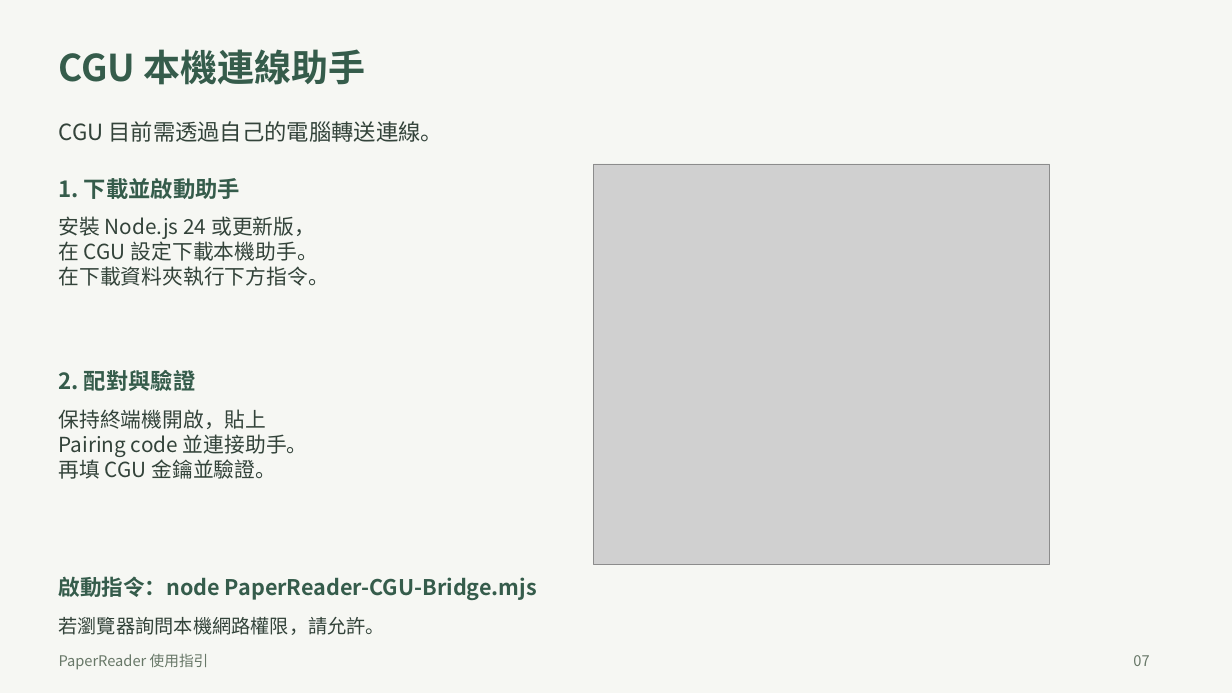
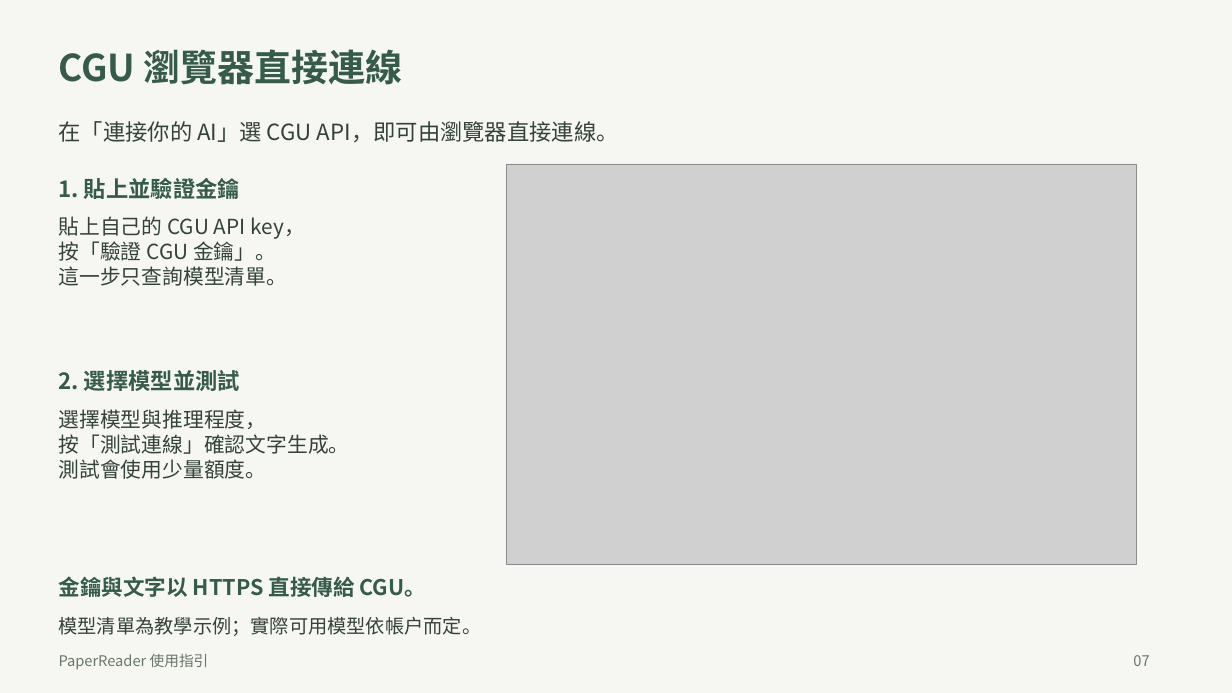
Before and after one commit to educatres/PaperReader, a slide deck: slide 7 of docs/PaperReader_使用指引.pptx. Drawn at 1232x693 pixels with LibreOffice and Linux fonts; fonts in the diff are those of the drawing; grey boxes stand for pictures. Boxes give left, top, right and bottom in pixels: in the first picture for what was removed or moved away, otherwise in the second. Text is boxed around its words. In the diff, an @@ line names an element or a change of style, - is before the commit and + after.

```diff
--- a/docs/PaperReader_使用指引.pptx
+++ b/docs/PaperReader_使用指引.pptx
@@ text at (58, 49, 403, 85): text changed @@
-CGU 本機連線助手
+CGU 瀏覽器直接連線
@@ text at (59, 121, 619, 142): text changed @@
-CGU 目前需透過自己的電腦轉送連線。
+在「連接你的 AI」選 CGU API，即可由瀏覽器直接連線。
@@ text at (58, 178, 240, 199): text changed @@
-1. 下載並啟動助手
+1. 貼上並驗證金鑰
@@ picture: place and size @@
-picture at (593, 164, 1049, 565)
+picture at (506, 164, 1137, 565)
@@ text at (58, 216, 304, 286): text changed @@
-安裝 Node.js 24 或更新版，
-在 CGU 設定下載本機助手。
-在下載資料夾執行下方指令。
+貼上自己的 CGU API key，
+按「驗證 CGU 金鑰」。
+這一步只查詢模型清單。
@@ text at (58, 370, 240, 391): text changed @@
-2. 配對與驗證
+2. 選擇模型並測試
@@ text at (58, 409, 349, 479): text changed @@
-保持終端機開啟，貼上
-Pairing code 並連接助手。
-再填 CGU 金鑰並驗證。
+選擇模型與推理程度，
+按「測試連線」確認文字生成。
+測試會使用少量額度。
@@ text at (59, 576, 426, 597): text changed @@
-啟動指令：node PaperReader-CGU-Bridge.mjs
+金鑰與文字以 HTTPS 直接傳給 CGU。
@@ text at (59, 617, 482, 636): text changed @@
-若瀏覽器詢問本機網路權限，請允許。
+模型清單為教學示例；實際可用模型依帳戶而定。
```
Also in this commit, not shown: 21 other files.
